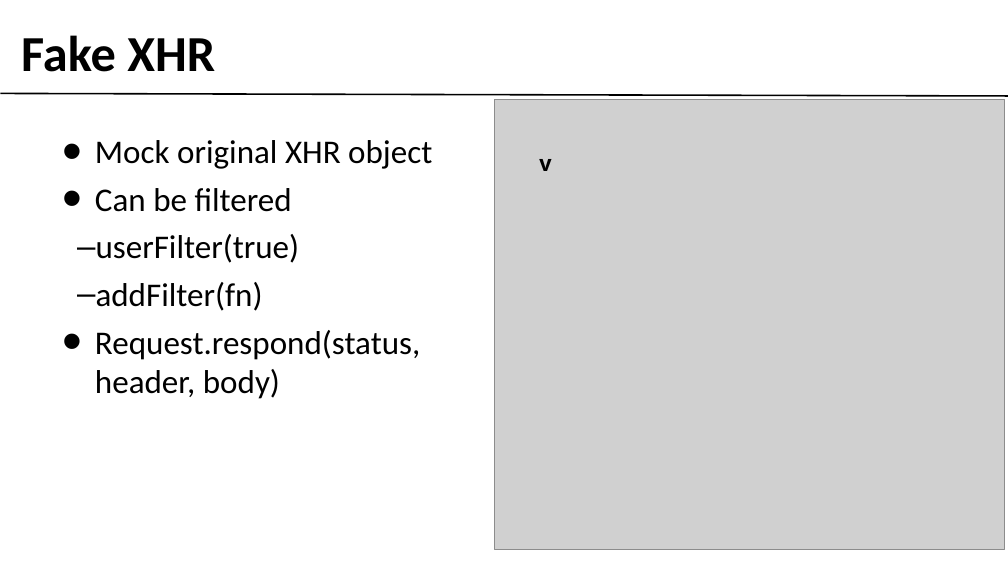
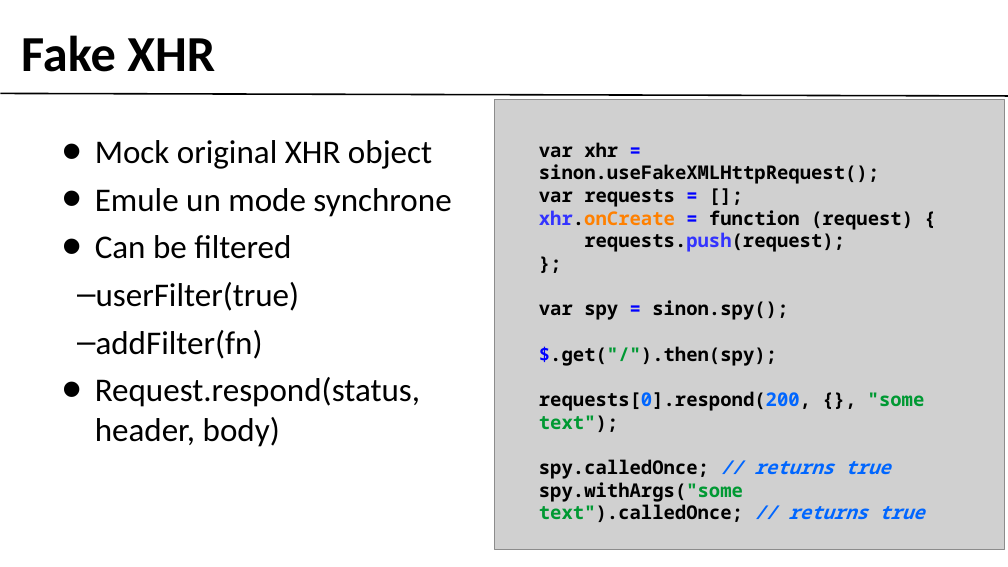
Before and after one commit to gobengo/devoxx-panorama-js-testing, a slide deck: slide 8 of doc/sinonjs_part.ppt. Drawn at 1008x567 pixels with LibreOffice and Linux fonts; fonts in the diff are those of the drawing; grey boxes stand for pictures; background and template pictures are left out. Boxes give left, top, right and bottom in pixels: in the first picture for what was removed or moved away, otherwise in the second. Text is boxed around its words. In the diff, an @@ line names an element or a change of style, - is before the commit and + after.

Commit message:
updating sinonjs presentation

```diff
--- a/doc/sinonjs_part.ppt
+++ b/doc/sinonjs_part.ppt
@@ text at <box>539,142,925,522</box>: text changed; size 28 to 24 pt @@
-v
+var xhr = sinon.useFakeXMLHttpRequest();
+var requests = [];
+xhr.onCreate = function (request) {
+requests.push(request);
+};
+var spy = sinon.spy();
+$.get("/").then(spy);
+requests[0].respond(200, {}, "some text");
+spy.calledOnce; // returns true
+spy.withArgs("some text").calledOnce; // returns true
@@ text at <box>95,188,451,217</box>: paragraph added @@
+• Emule un mode synchrone
```
Also in this commit, not shown: 2 other slides changed, 4 slides added, 6 slides removed, 1 other file.
